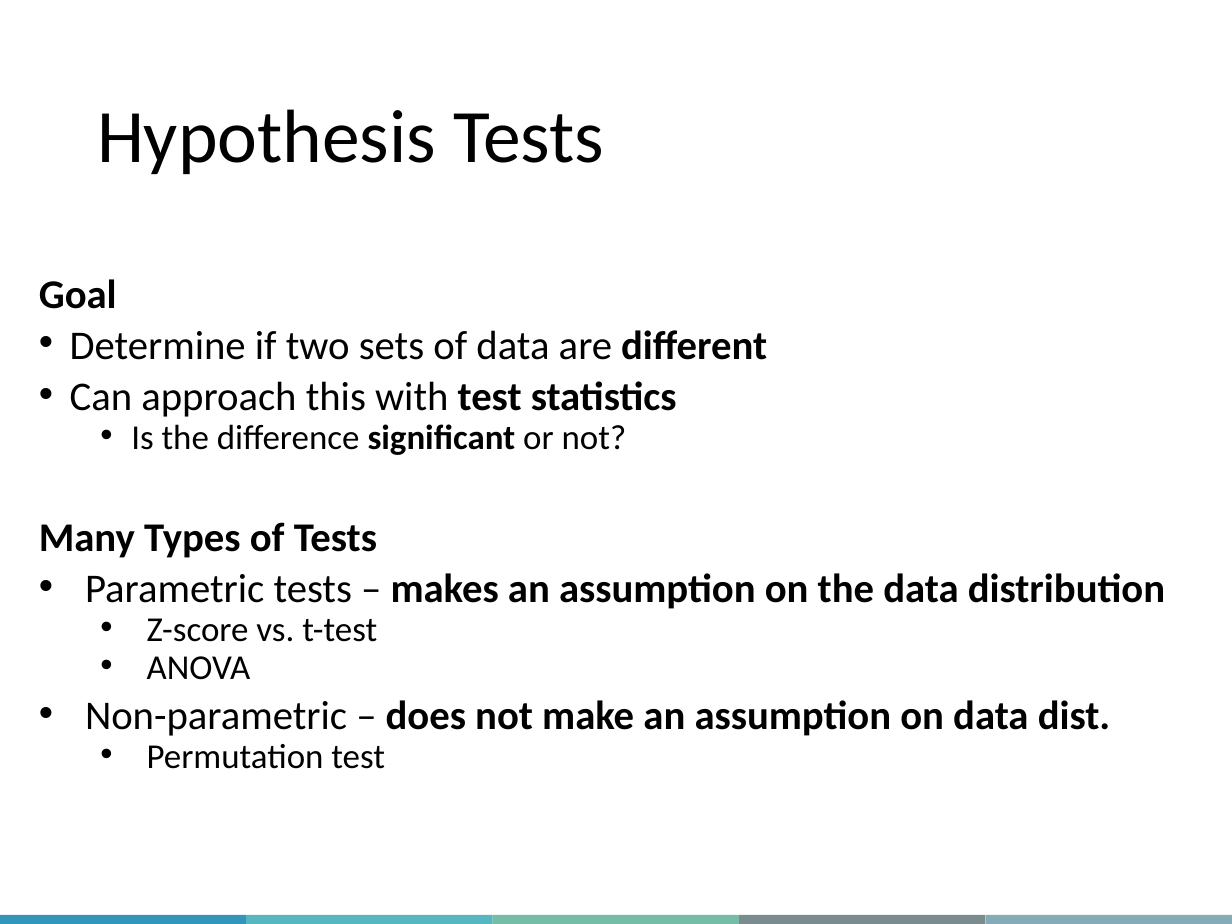
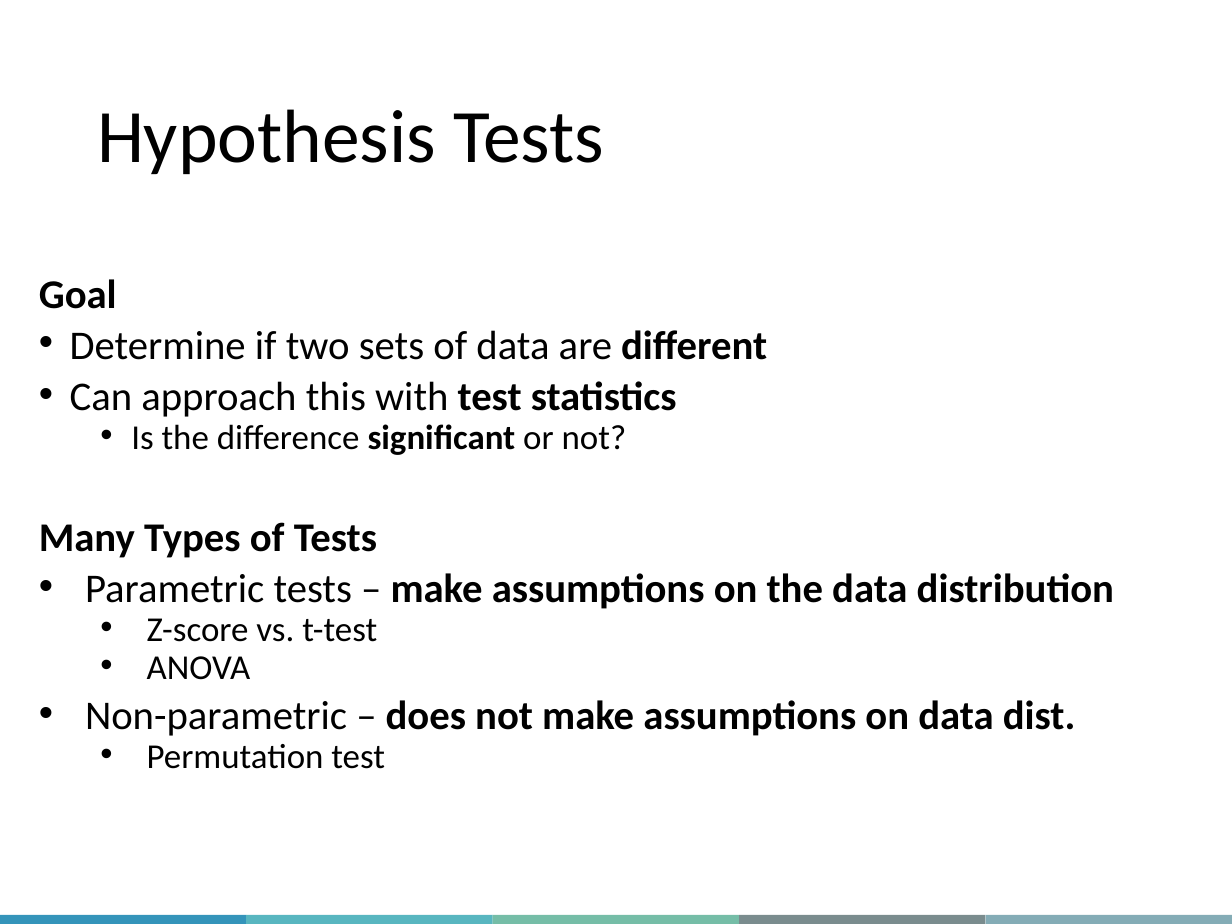
Before and after one commit to QLS-MiCM/StatsInR, a slide deck: slide 22 of slides/QLS-MiCM_StatisticsInR.pptx. Drawn at 1232x924 pixels with LibreOffice and Linux fonts; fonts in the diff are those of the drawing; background and template pictures are left out. Boxes give left, top, right and bottom in pixels: in the first picture for what was removed or moved away, otherwise in the second. Text is boxed around its words. In the diff, an @@ line names an element or a change of style, - is before the commit and + after.

```diff
--- a/slides/QLS-MiCM_StatisticsInR.pptx
+++ b/slides/QLS-MiCM_StatisticsInR.pptx
@@ text at (x1=85, y1=573, x2=1114, y2=609): text changed @@
-• Parametric tests – makes an assumption on the data distribution
+• Parametric tests – make assumptions on the data distribution
@@ text at (x1=85, y1=700, x2=1076, y2=736): text changed @@
-• Non-parametric – does not make an assumption on data dist.
+• Non-parametric – does not make assumptions on data dist.
```
Also in this commit, not shown: 7 other slides changed, 4 other files.
